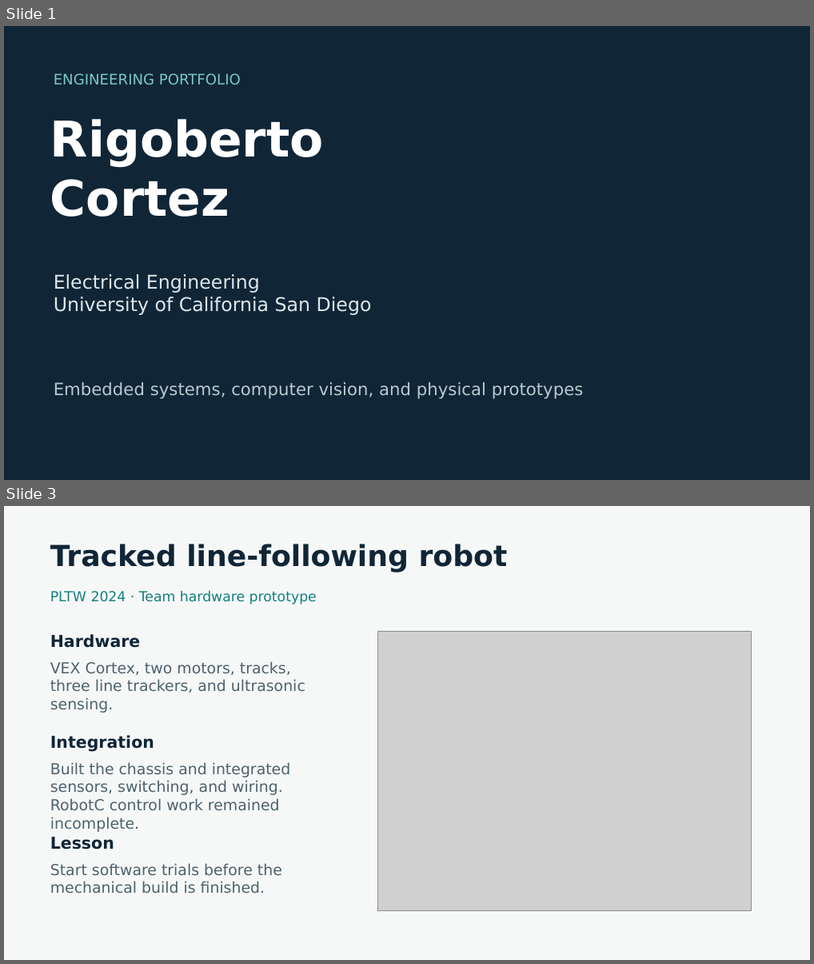
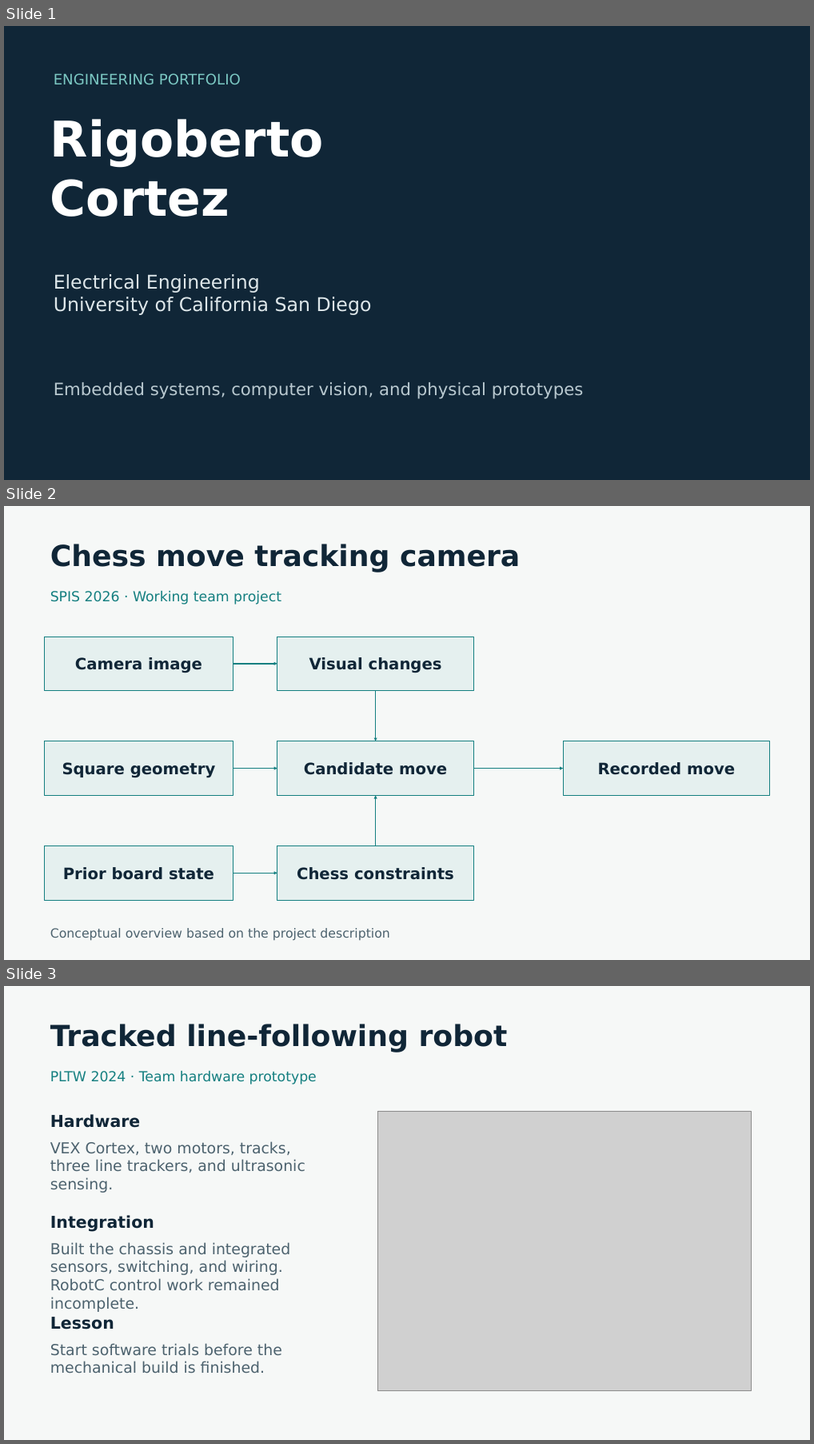
Before and after one commit to pur35t/Brief-Projects-, a slide deck: presentation/Rigoberto_Cortez_Portfolio.pptx. Shown one above the other, each under a label of ours: slides 1 and 3 before the commit, slides 1, 2 and 3 after it; the slides between them are not shown. The pictures are 814x964 and 814x1444 pixels, drawn with LibreOffice and Linux fonts; fonts in the diff are those of the drawing; grey boxes stand for pictures. Boxes give left, top, right and bottom in pixels: in the first picture for what was removed or moved away, otherwise in the second. Text is boxed around its words. In the diff, an @@ line names an element or a change of style, - is before the commit and + after.

Commit message:
Remove insole project and expand portfolio visual galleries

```diff
--- a/presentation/Rigoberto_Cortez_Portfolio.pptx
+++ b/presentation/Rigoberto_Cortez_Portfolio.pptx
@@ slide 2 added at (4,506,810,960), background #F6F8F7 @@
@@ text added at (50,544,520,572), 34.5 pt, text #102637, bold @@
+Chess move tracking camera
@@ text added at (50,591,282,604), 16.5 pt, text #147F80 @@
+SPIS 2026 · Working team project
@@ rectangle added at (45,636,234,691), fill #E5F0EF, outline #147F80 0.98 pt, 18.8 pt, text #102637, bold @@
+Camera image
@@ rectangle added at (278,636,474,691), fill #E5F0EF, outline #147F80 0.98 pt, 18.8 pt, text #102637, bold @@
+Visual changes
@@ arrow added from (234, 664) to (278, 664), #147F80 1.5 pt @@
@@ arrow added from (376, 691) to (376, 741), #147F80 1.5 pt @@
@@ rectangle added at (45,741,234,796), fill #E5F0EF, outline #147F80 0.98 pt, 18.8 pt, text #102637, bold @@
+Square geometry
@@ rectangle added at (278,741,474,796), fill #E5F0EF, outline #147F80 0.98 pt, 18.8 pt, text #102637, bold @@
+Candidate move
@@ rectangle added at (563,741,770,796), fill #E5F0EF, outline #147F80 0.98 pt, 18.8 pt, text #102637, bold @@
+Recorded move
@@ arrow added from (234, 768) to (278, 768), #147F80 1.5 pt @@
@@ arrow added from (474, 768) to (563, 768), #147F80 1.5 pt @@
@@ arrow added from (376, 845) to (376, 795), #147F80 1.5 pt @@
@@ rectangle added at (45,845,234,900), fill #E5F0EF, outline #147F80 0.98 pt, 18.8 pt, text #102637, bold @@
+Prior board state
@@ rectangle added at (278,845,474,900), fill #E5F0EF, outline #147F80 0.98 pt, 18.8 pt, text #102637, bold @@
+Chess constraints
@@ arrow added from (234, 872) to (278, 872), #147F80 1.5 pt @@
@@ text added at (50,928,390,940), 15 pt, text #4C626E @@
+Conceptual overview based on the project description
```
Also in this commit, not shown: 1 slide changed, 7 other slides added, 2 slides removed, 48 other files.
